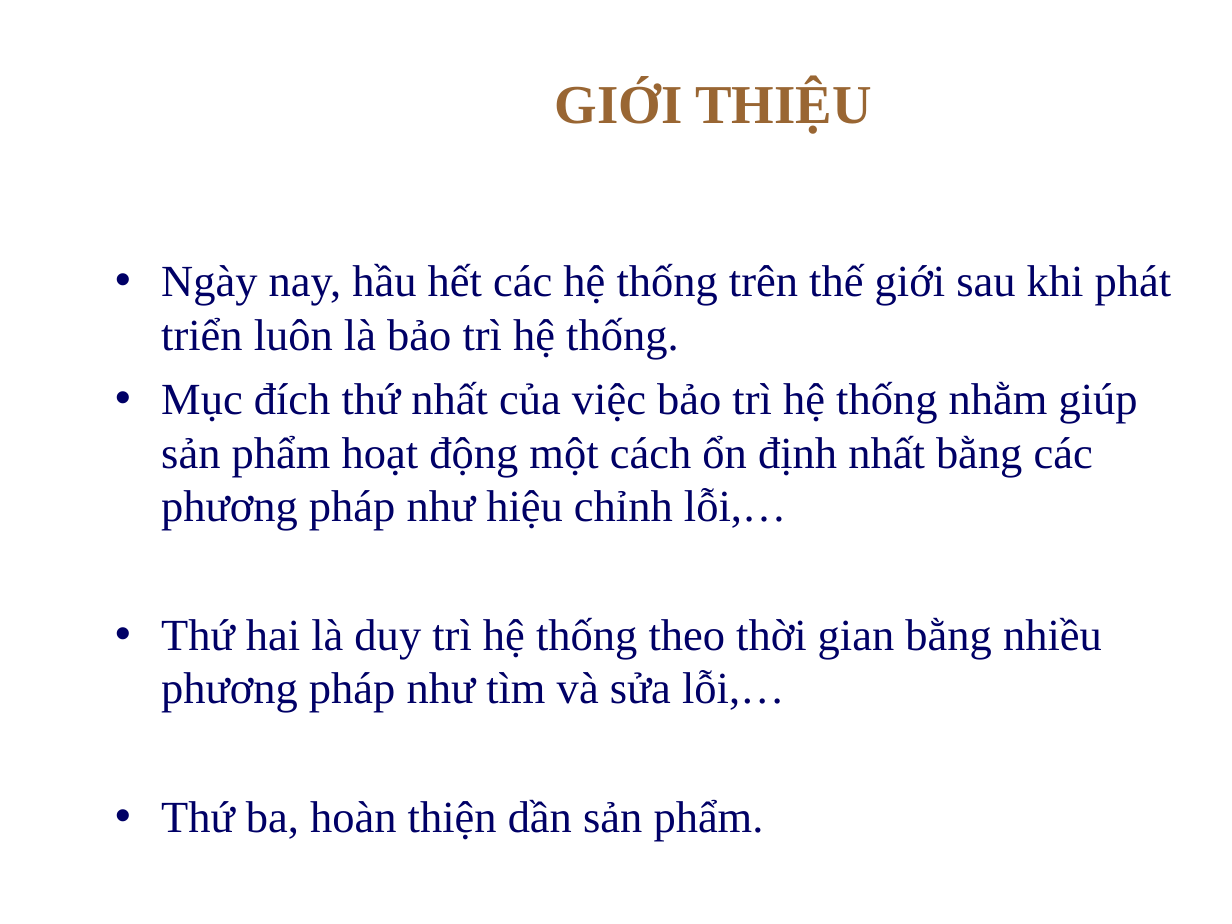
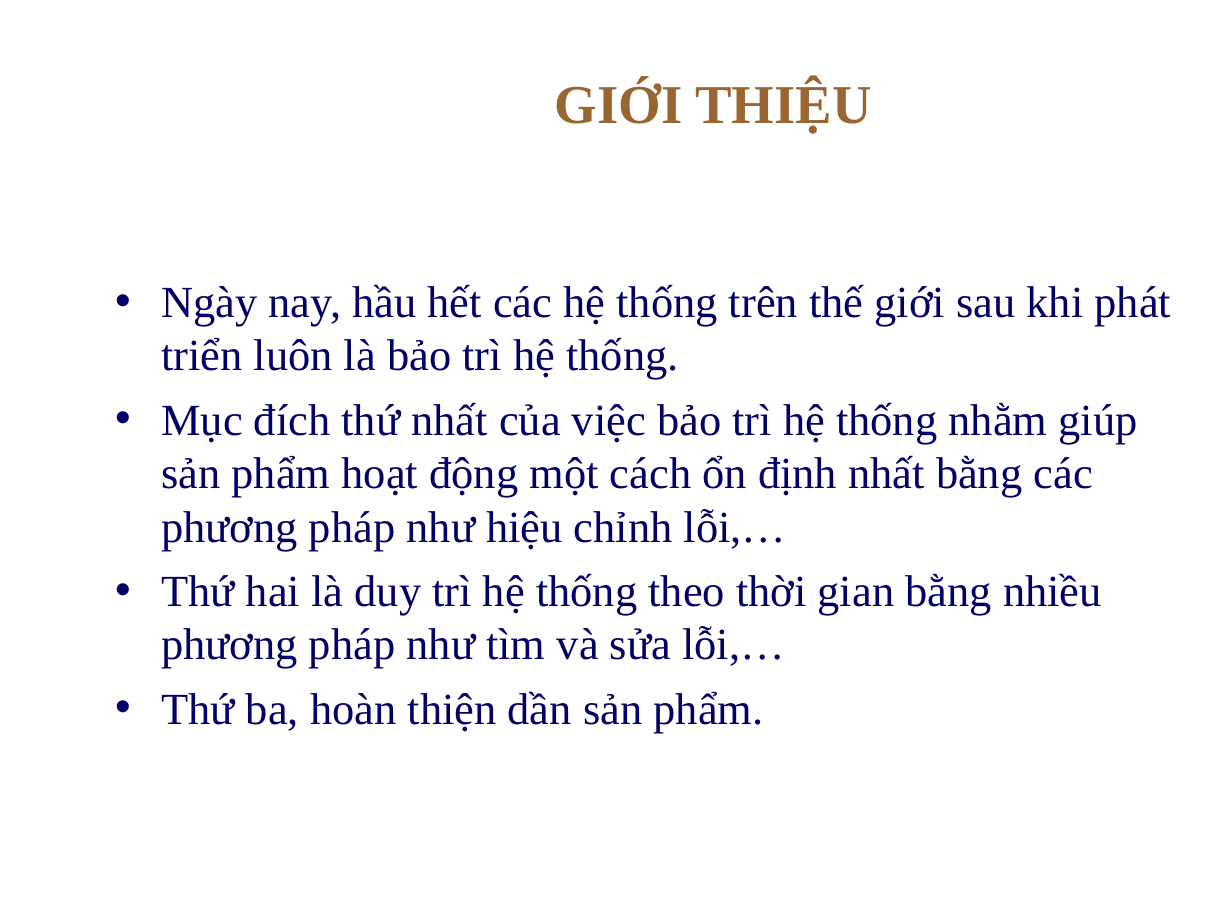
Before and after one commit to thanhphi0127/manager-configuration, a slide deck: slide 3 of doc/baitapso2/NHOM5_BAOCAO_BT2.ppt. Drawn at 1232x924 pixels with LibreOffice and Linux fonts; fonts in the diff are those of the drawing; background and template pictures are left out. Boxes give left, top, right and bottom in pixels: in the first picture for what was removed or moved away, otherwise in the second. Text is boxed around its words. In the diff, an @@ line names an element or a change of style, - is before the commit and + after.

Commit message:
Hoàn thành slides báo cáo

```diff
--- a/doc/baitapso2/NHOM5_BAOCAO_BT2.ppt
+++ b/doc/baitapso2/NHOM5_BAOCAO_BT2.ppt
@@ text "Ngày nay, hầu hết các ..." rewrapped from <box>161,263,1172,841</box> to <box>161,284,1172,733</box> @@
```
Also in this commit, not shown: 2 other slides changed, 3 slides added.
